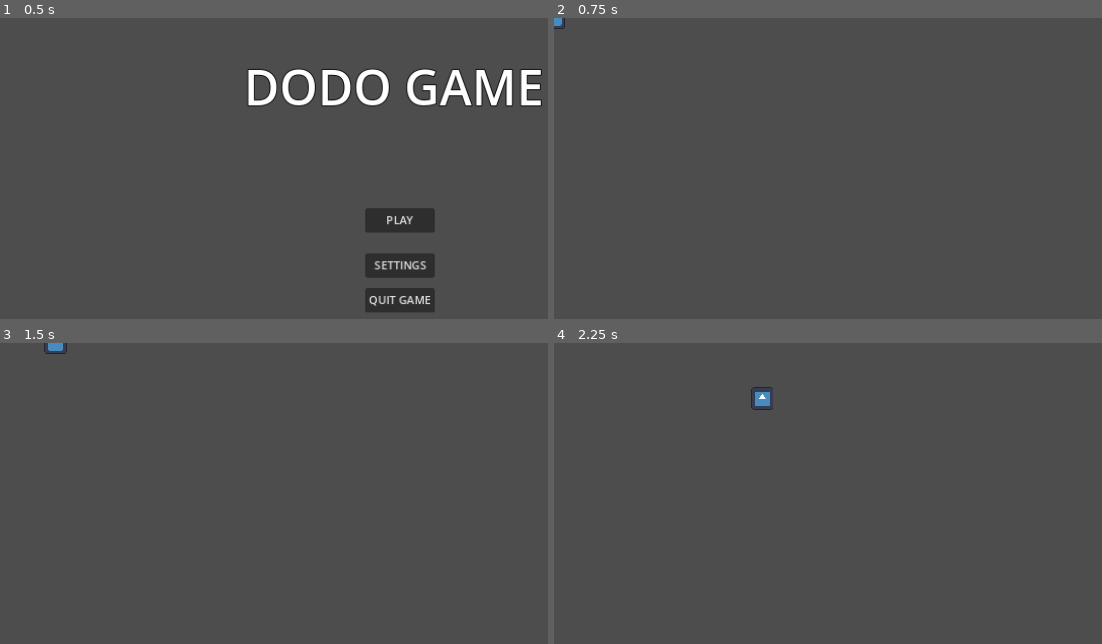
Above: before the commit, frames 1-4 (two rows, left to right).
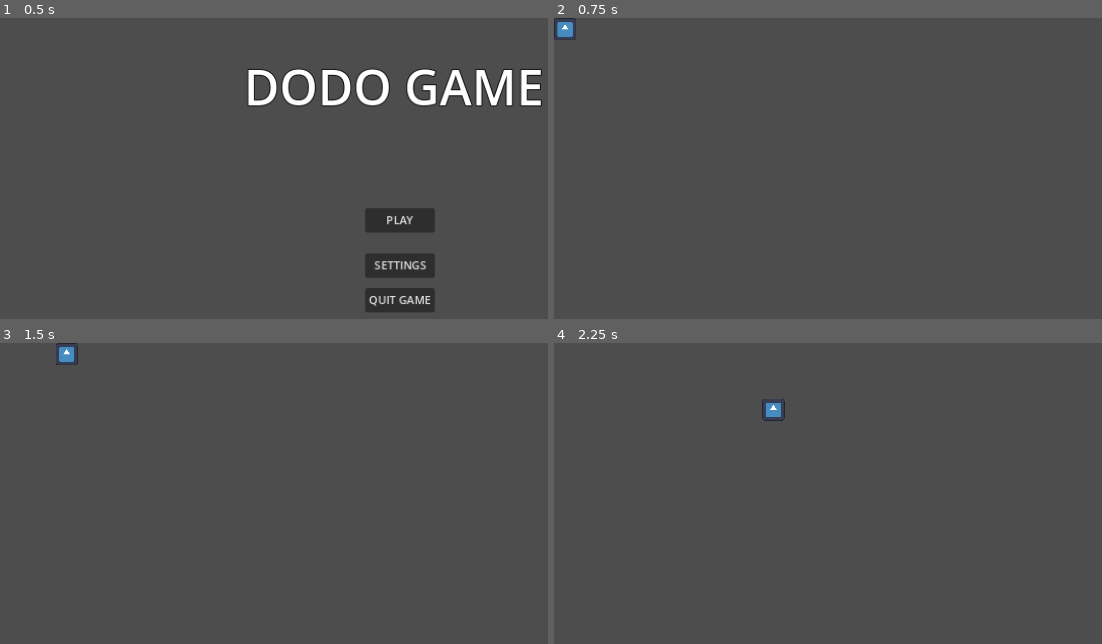
Above: after the commit, the same moments.

Repository: Miotrestoked/dodogame
Game: Godot game, scene res://Scenes/mainmenu.tscn
Two runs of this game, one before a commit and one after it. Both use one fixed random seed, a clock stepped at 60 frames per second and the inputs below. The engine's default icon, where the game draws it, is replaced by a stand-in: a white triangle on a blue panel in a dark square.
Inputs:
- Up to frame 1 (0.5 s): no input
- Up to frame 2 (0.75 s): click "PLAY" at 0.5 s
- Up to frame 3 (1.5 s): tap Enter at 1.25 s; hold D (Right) from 1.28 s (still down)
- Up to frame 4 (2.25 s): release D (Right) at 2.03 s; hold S (Down) from 2.03 s (still down)

Frame 1 is identical in both runs. In frame 2, 0.2% of the frame differs, in the area x 0-5%, y 0-8%; in frame 3, 0.2%; in frame 4, 0.3%, in the area x 35-43%, y 14-26%.

Commit message:
will continue later

Diff:
--- a/Scenes/game.tscn
+++ b/Scenes/game.tscn
@@ -10,9 +10,9 @@
 script = ExtResource("2_5he1v")
 metadata/_edit_group_ = true
 
-[node name="Sprite2D" type="Sprite2D" parent="."]
+[node name="PlayerSprite" type="Sprite2D" parent="."]
 scale = Vector2(0.25, 0.25)
 texture = ExtResource("1_rsr4e")
 
-[node name="CollisionShape2D" type="CollisionShape2D" parent="."]
+[node name="PlayerCollisionBox" type="CollisionShape2D" parent="."]
 shape = SubResource("RectangleShape2D_isonw")
--- a/Scripts/player.gd
+++ b/Scripts/player.gd
@@ -2,10 +2,15 @@
 
 @export var speed = 400
 var screen_size
+var sprite_size
 
 # Called when the node enters the scene tree for the first time.
 func _ready():
 	screen_size = get_viewport_rect().size
+
+	var size = $PlayerSprite.texture.get_size()
+	# Divide by 2 since position is in the middle of character
+	sprite_size = Vector2(size * $PlayerSprite.scale) / 2
 
 
 # Called every frame. 'delta' is the elapsed time since the previous frame.
@@ -15,7 +20,9 @@
 	velocity = input * speed
 
 	if velocity.length() > 0:
+		# Normalize velocity so diagonal movement is the same speed as regular
 		velocity = velocity.normalized() * speed
 
 	position += velocity * delta
-	position = position.clamp(Vector2.ZERO, screen_size)
+	# Keep character within screen bounds
+	position = position.clamp(Vector2.ZERO + sprite_size, screen_size - sprite_size)
